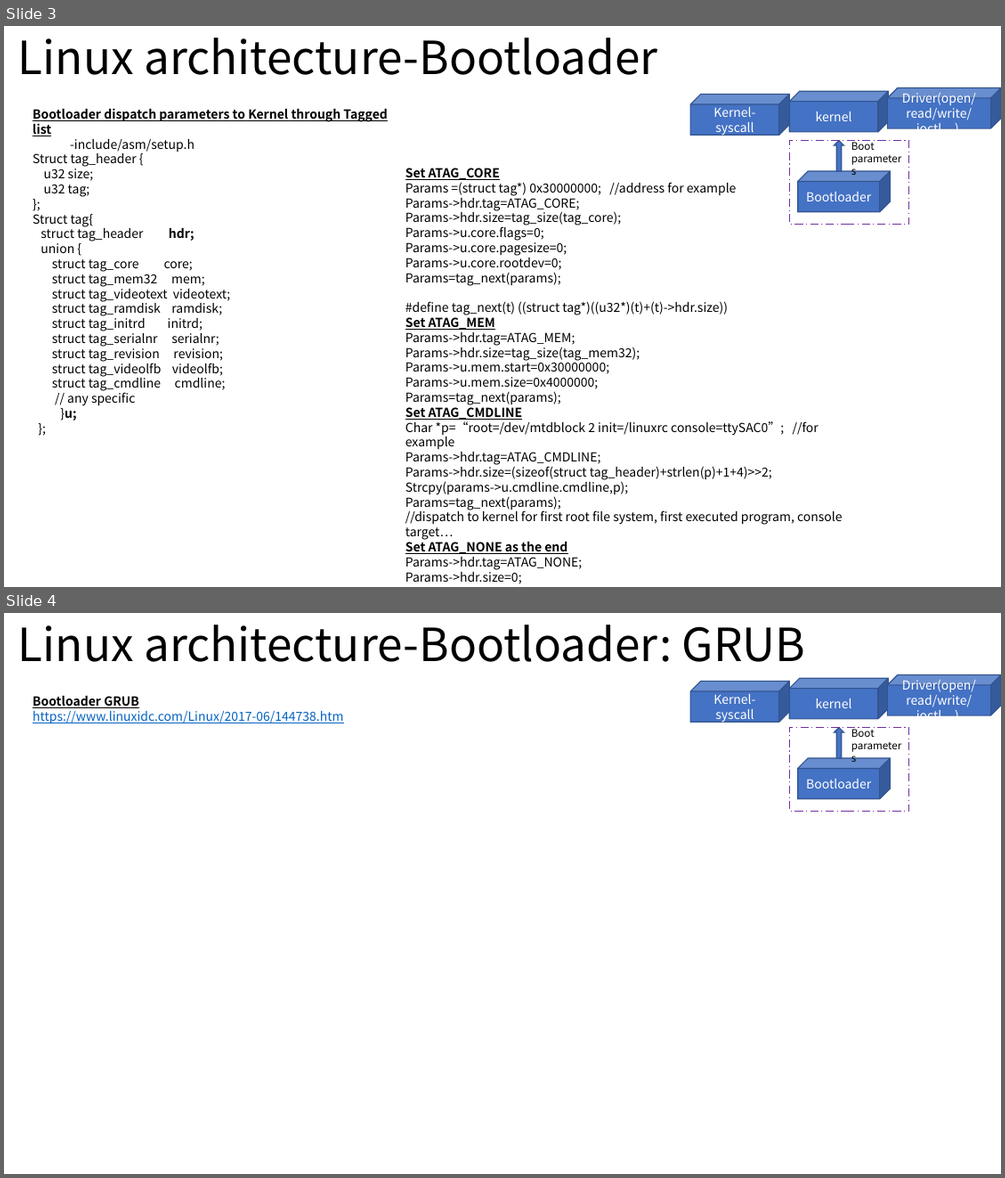
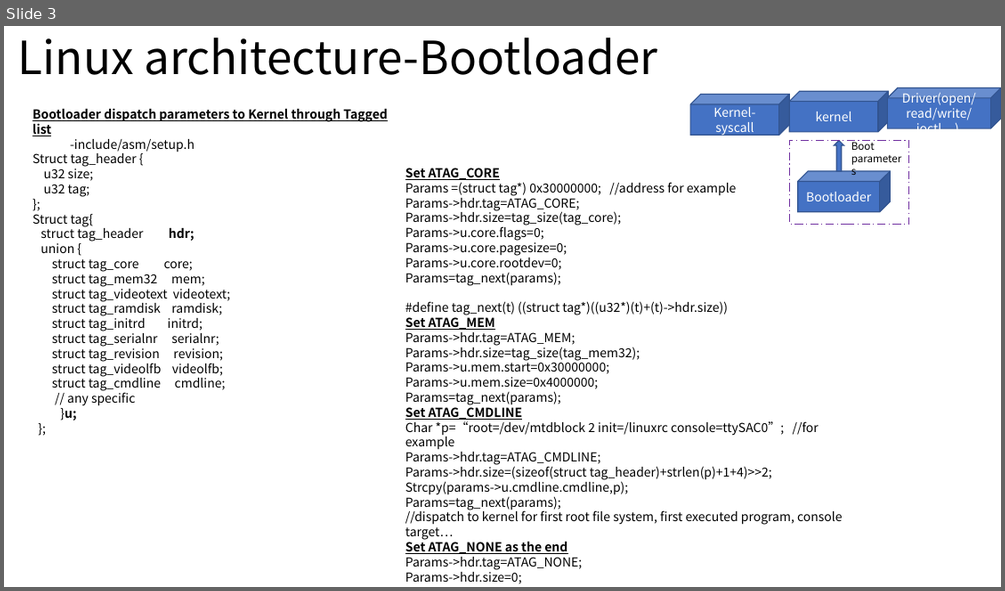
Before and after one commit to louishu302/cixtool, a slide deck: Knowledge-Tree.pptx. Shown one above the other, each under a label of ours: slides 3 and 4 before the commit, slide 3 after it. The pictures are 1005x1178 and 1005x591 pixels, drawn with LibreOffice and Linux fonts; fonts in the diff are those of the drawing. Boxes give left, top, right and bottom in pixels: in the first picture for what was removed or moved away, otherwise in the second. Text is boxed around its words. In the diff, an @@ line names an element or a change of style, - is before the commit and + after.

```diff
--- a/Knowledge-Tree.pptx
+++ b/Knowledge-Tree.pptx
@@ slide 4 removed at (4, 613, 1001, 1174), background #FFFFFF @@
@@ title removed at (18, 625, 806, 662) @@
-Linux architecture-Bootloader: GRUB
@@ cube removed at (690, 681, 789, 722) @@
-Kernel-syscall
@@ cube removed at (789, 678, 888, 718) @@
-kernel
@@ cube removed at (887, 675, 1001, 715) @@
-Driver(open/read/write/ioctl…)
@@ text removed at (32, 696, 343, 724) @@
-Bootloader GRUB
-https://www.linuxidc.com/Linux/2017-06/144738.htm
@@ rectangle removed at (789, 728, 909, 811) @@
@@ up arrow removed at (834, 728, 844, 758) @@
@@ text removed at (851, 727, 874, 737) @@
-Boot parameters
@@ cube removed at (798, 758, 890, 798) @@
-Bootloader
```
